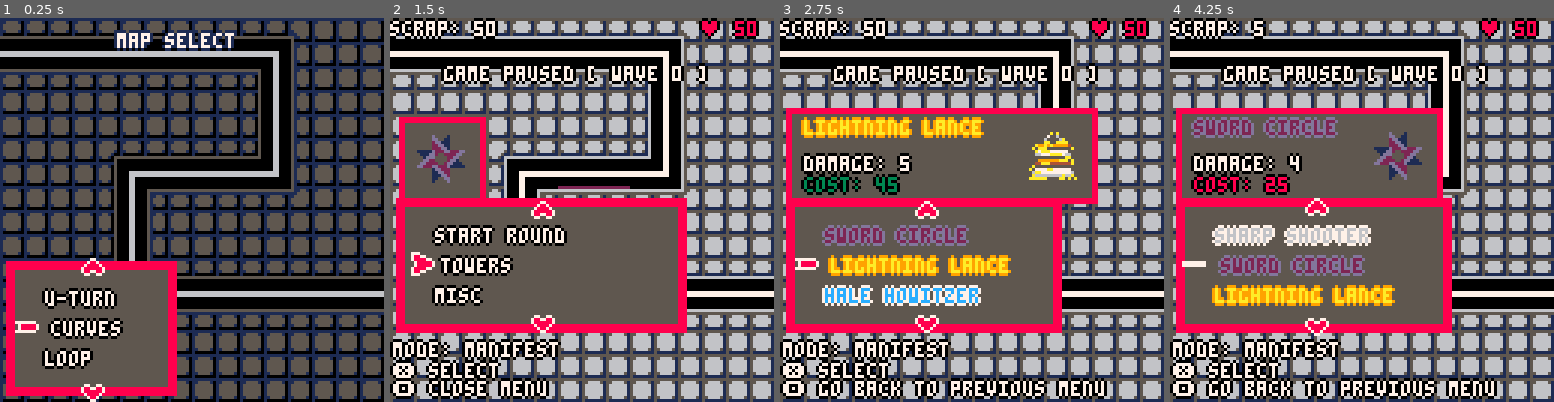
Above: before the commit, frames 1-4 (left to right).
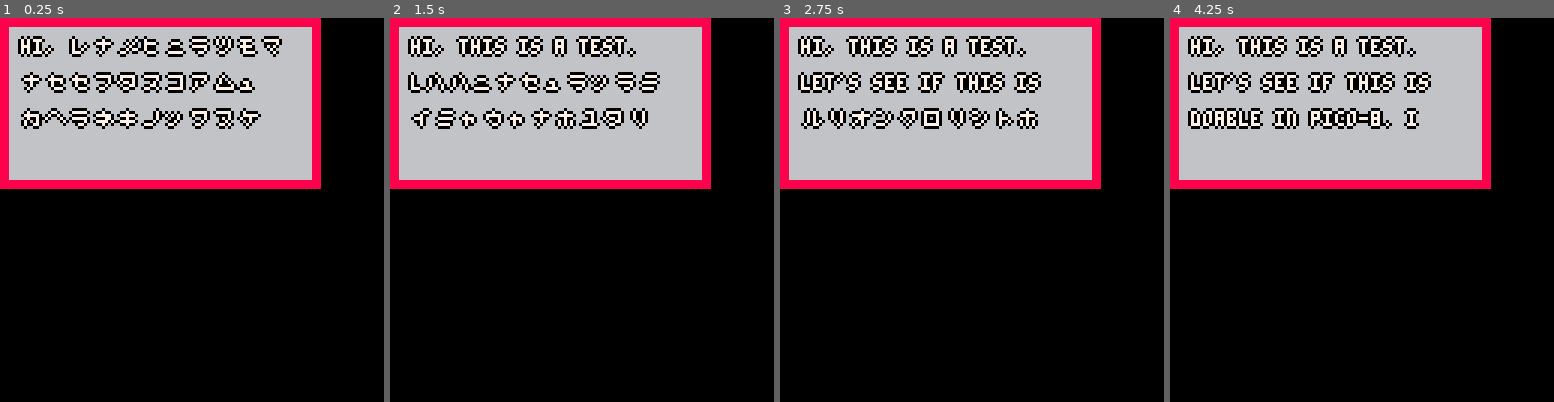
Above: after the commit, the same moments.

Repository: profilename14/TowerDefense
Game: PICO-8 cartridge tower_defense.p8
Same seed, same stepped clock (60 frames per second), same inputs: the game is played once before the commit and once after it.
Inputs:
- Up to frame 1 (0.25 s): no input
- Up to frame 2 (1.5 s): tap O (Z key) at 0.33, 0.7, 1.43 s; tap X (X key) at 1.07 s
- Up to frame 3 (2.75 s): hold Left 1.97-2.37 s; tap X (X key) at 2.07, 2.4, 2.73 s; tap O (Z key) at 2.22 s; hold Down from 2.42 s (still down)
- Up to frame 4 (4.25 s): release Down at 2.82 s; hold Right 2.87-3.53 s; tap X (X key) every 0.33 s from 3.07 to 4.07 s; tap O (Z key) at 3.1, 3.98 s; hold Up 3.58-4.08 s; hold Right from 4.13 s (still down)

The runs differ from the first frame. In frame 1, 83% of the frame differs, in the area x 0-100%, y 0-100%; in frame 2, 86%; in frame 3, 89%; in frame 4, 88%.

Commit message:
first integration

Diff:
--- a/main.lua
+++ b/main.lua
@@ -14,22 +14,36 @@
 #include src/menu.lua
 #include src/vec.lua
 #include src/projectile.lua
+#include src/textScroller.lua
 
 -- Pico8
 function _init() reset_game() end
 
 function _draw()
   cls()
-  if map_menu_enable then map_draw_loop() else game_draw_loop() end
+  TextScroller.draw(text_scroller)
+  -- if map_menu_enable then map_draw_loop() else game_draw_loop() end
 end
 
 function _update()
-  if map_menu_enable then
-    map_loop()
-  else
-    if (player_health <= 0) reset_game()
-    if shop_enable then shop_loop() else game_loop() end
+  TextScroller.update(text_scroller)
+
+  if btnp(❎) then
+    if TextScroller.next(text_scroller) then
+      if flag then
+        text_scroller.enable = false
+      else
+        TextScroller.load(text_scroller, "chicken butt")
+        flag = true
+      end
+    end
   end
+  -- if map_menu_enable then
+  --   map_loop()
+  -- else
+  --   if (player_health <= 0) reset_game()
+  --   if shop_enable then shop_loop() else game_loop() end
+  -- end
 end
 
 -- Draw Calls
--- a/src/data.lua
+++ b/src/data.lua
@@ -57,6 +57,12 @@
   enemy_required_spawn_ticks = 10
   lock_cursor = false
 
+  -- temp
+  text = [[hi, this is a test. let's see if this is doable in pico-8. i'm not sure if pico-8 has multi-line strings or this is seen as one big string. i now know that pico-8 is smart enough to notice the whitespace in multi-line strings. let's see if this gives another screen.]]
+  text_scroller = TextScroller:new(2, text, {7, 0}, {
+    Vec:new(3, 3), Vec:new(100, 50), 8, 6, 3
+  })
+
   -- If true, selecting towers manifests them. If false, selecting towers sells them.
   manifest_mode = false
   sell_mode = false
--- /dev/null
+++ b/src/textScroller.lua
@@ -0,0 +1,98 @@
+TextScroller = {}
+function TextScroller:new(char_delay, text_data, color_palette, rect_data)
+  local brect = BorderRect:new(unpack(rect_data))
+  obj = {
+    speed = char_delay,
+    rect = brect,
+    color = color_palette,
+    char_pos = 1,
+    text_pos = 1,
+    internal_tick = 0,
+    is_done = false,
+    width = flr(brect.size.x/5),
+    max_lines = flr(brect.size.y/16)-1,
+    enable = true
+  }
+  setmetatable(obj, self)
+  self.__index = self
+  TextScroller.load(obj, text_data)
+  return obj
+end
+function TextScroller:draw()
+  if (not self.enable) return
+  BorderRect.draw(self.rect)
+  local before = sub(self.data[self.text_pos], 1, self.char_pos)
+  local lines = split(before, "\n")
+  local end_text = sub(self.data[self.text_pos], self.char_pos+1, #self.data[self.text_pos])
+  local text = before..generate_garbage(end_text, self.rect.size.x, #lines[#lines], self.max_lines, #lines\2)
+  print_with_outline(text, self.rect.position.x + 4, self.rect.position.y + 4, unpack(self.color))
+  if self.is_done then
+    local output = self.text_pos >= #self.data and "❎ to close" or "❎ to continue"
+    print_with_outline(output, self.rect.position.x + 4, self.rect.size.y - 7, unpack(self.color))
+  end
+end
+function TextScroller:update()
+  if (not self.enable) return
+  if (self.is_done) return
+  if (self.text_pos > #self.data) return
+  self.internal_tick = (self.internal_tick + 1) % self.speed
+  if self.internal_tick == 0 then
+    self.char_pos += 1
+  end
+  self.is_done = self.char_pos > #self.data[self.text_pos]
+end
+function TextScroller:next()
+  if (not self.enable) return
+  if(not self.is_done) return
+  if(self.text_pos + 1 > #self.data) return true
+  self.text_pos += 1
+  self.char_pos, self.is_done = 1
+end
+function TextScroller:load(text)
+  local counter, buffer = self.width, ""
+  for _, word in pairs(split(text, " ")) do
+    if #word + 1 <= counter then
+      buffer ..= word.." "
+      counter -= #word + 1
+    elseif #word <= counter then
+      buffer ..= word
+      counter -= #word
+    else
+      buffer ..= "\n"..word.." "
+      counter = self.width - #word + 1
+    end
+  end
+  self.data = {}
+  local line_buffer = ""
+  counter = 0
+  local lines = split(buffer, "\n")
+  for i, line in pairs(lines) do
+    if counter <= self.max_lines then
+      line_buffer ..= line.."\n\n"
+      counter += 1
+    else
+      add(self.data, line_buffer)
+      line_buffer, counter = line.."\n\n", 1
+    end
+    if (i == #lines) add(self.data, line_buffer)
+  end
+  self.char_pos, self.text_pos, self.internal_tick, self.is_done = 1, 1, 0
+end
+
+function generate_garbage(data, line_width, curr_width, line_amount, curr_lines)
+  local result = ""
+  local line, pos, buffer = curr_lines, 1, curr_width*5
+  for i=1, #data do
+    if (line > line_amount) break
+    if (buffer + pos*9) > line_width then
+      result ..= "\n\n"
+      line += 1
+      pos = 1
+      buffer = 0
+    else
+      result ..= chr(204 + flr(rnd(49)))
+    end
+    pos += 1
+  end
+  return result
+end
--- a/tower_defense.p8
+++ b/tower_defense.p8
@@ -181,6 +181,10 @@
   player_health = 50
   enemy_required_spawn_ticks = 10
   lock_cursor = false
+  text = [[hi, this is a test. let's see if this is doable in pico-8. i'm not sure if pico-8 has multi-line strings or this is seen as one big string. i now know that pico-8 is smart enough to notice the whitespace in multi-line strings. let's see if this gives another screen.]]
+  text_scroller = TextScroller:new(2, text, {7, 0}, {
+    Vec:new(3, 3), Vec:new(100, 50), 8, 6, 3
+  })
 
   manifest_mode = false
   sell_mode = false
@@ -947,17 +951,119 @@
   local dist = Vec.distance(self_center, enemy_center)
   return dist <= touching_distance
 end
+TextScroller = {}
+function TextScroller:new(char_delay, text_data, color_palette, rect_data)
+  local brect = BorderRect:new(unpack(rect_data))
+  obj = {
+    speed = char_delay,
+    rect = brect,
+    color = color_palette,
+    char_pos = 1,
+    text_pos = 1,
+    internal_tick = 0,
+    is_done = false,
+    width = flr(brect.size.x/5),
+    max_lines = flr(brect.size.y/16)-1,
+    enable = true
+  }
+  setmetatable(obj, self)
+  self.__index = self
+  TextScroller.load(obj, text_data)
+  return obj
+end
+function TextScroller:draw()
+  if (not self.enable) return
+  BorderRect.draw(self.rect)
+  local before = sub(self.data[self.text_pos], 1, self.char_pos)
+  local lines = split(before, "\n")
+  local end_text = sub(self.data[self.text_pos], self.char_pos+1, #self.data[self.text_pos])
+  local text = before..generate_garbage(end_text, self.rect.size.x, #lines[#lines], self.max_lines, #lines\2)
+  print_with_outline(text, self.rect.position.x + 4, self.rect.position.y + 4, unpack(self.color))
+  if self.is_done then
+    local output = self.text_pos >= #self.data and "❎ to close" or "❎ to continue"
+    print_with_outline(output, self.rect.position.x + 4, self.rect.size.y - 7, unpack(self.color))
+  end
+end
+function TextScroller:update()
+  if (not self.enable) return
+  if (self.is_done) return
+  if (self.text_pos > #self.data) return
+  self.internal_tick = (self.internal_tick + 1) % self.speed
+  if self.internal_tick == 0 then
+    self.char_pos += 1
+  end
+  self.is_done = self.char_pos > #self.data[self.text_pos]
+end
+function TextScroller:next()
+  if (not self.enable) return
+  if(not self.is_done) return
+  if(self.text_pos + 1 > #self.data) return true
+  self.text_pos += 1
+  self.char_pos, self.is_done = 1
+end
+function TextScroller:load(text)
+  local counter, buffer = self.width, ""
+  for _, word in pairs(split(text, " ")) do
+    if #word + 1 <= counter then
+      buffer ..= word.." "
+      counter -= #word + 1
+    elseif #word <= counter then
+      buffer ..= word
+      counter -= #word
+    else
+      buffer ..= "\n"..word.." "
+      counter = self.width - #word + 1
+    end
+  end
+  self.data = {}
+  local line_buffer = ""
+  counter = 0
+  local lines = split(buffer, "\n")
+  for i, line in pairs(lines) do
+    if counter <= self.max_lines then
+      line_buffer ..= line.."\n\n"
+      counter += 1
+    else
+      add(self.data, line_buffer)
+      line_buffer, counter = line.."\n\n", 1
+    end
+    if (i == #lines) add(self.data, line_buffer)
+  end
+  self.char_pos, self.text_pos, self.internal_tick, self.is_done = 1, 1, 0
+end
+function generate_garbage(data, line_width, curr_width, line_amount, curr_lines)
+  local result = ""
+  local line, pos, buffer = curr_lines, 1, curr_width*5
+  for i=1, #data do
+    if (line > line_amount) break
+    if (buffer + pos*9) > line_width then
+      result ..= "\n\n"
+      line += 1
+      pos = 1
+      buffer = 0
+    else
+      result ..= chr(204 + flr(rnd(49)))
+    end
+    pos += 1
+  end
+  return result
+end
 function _init() reset_game() end
 function _draw()
   cls()
-  if map_menu_enable then map_draw_loop() else game_draw_loop() end
+  TextScroller.draw(text_scroller)
 end
 function _update()
-  if map_menu_enable then
-    map_loop()
-  else
-    if (player_health <= 0) reset_game()
-    if shop_enable then shop_loop() else game_loop() end
+  TextScroller.update(text_scroller)
+  if btnp(❎) then
+    if TextScroller.next(text_scroller) then
+      if flag then
+        text_scroller.enable = false
+      else
+        TextScroller.load(text_scroller, "chicken butt")
+        flag = true
+      end
+    end
   end
 end
 function map_draw_loop()
